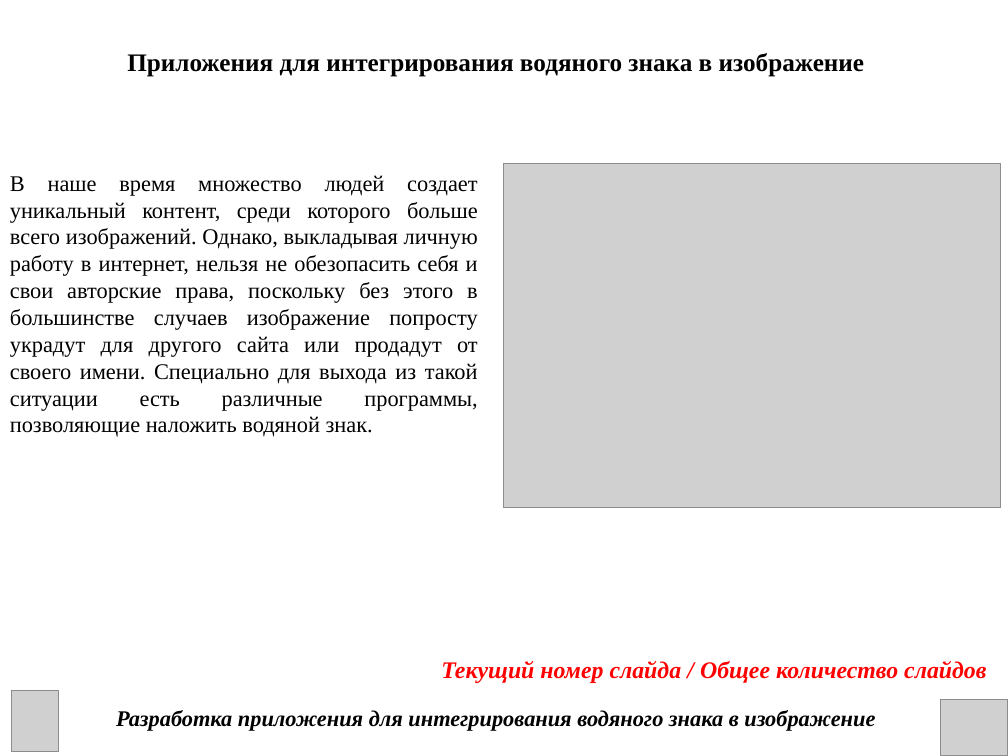
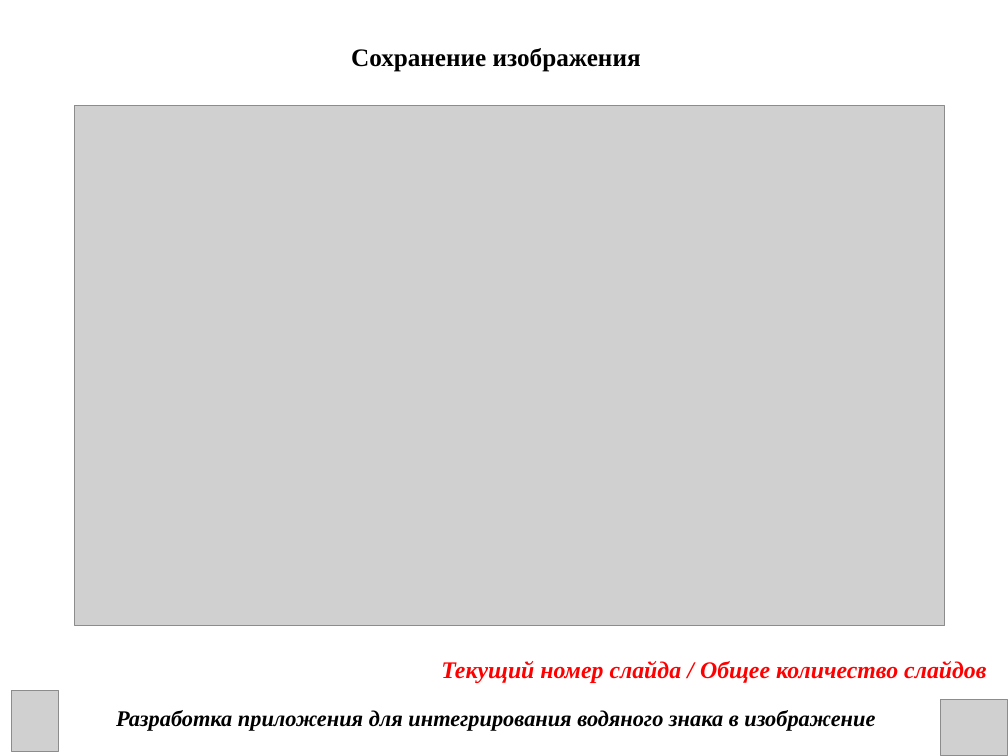
Before and after one commit to DanChoys1/DanChoys, a slide deck: slide 8 of КП презентация.ppt. Drawn at 1008x756 pixels with LibreOffice and Linux fonts; fonts in the diff are those of the drawing; grey boxes stand for pictures. Boxes give left, top, right and bottom in pixels: in the first picture for what was removed or moved away, otherwise in the second. Text is boxed around its words. In the diff, an @@ line names an element or a change of style, - is before the commit and + after.

```diff
--- a/КП презентация.ppt
+++ b/КП презентация.ppt
@@ text removed at (127,53,865,77) @@
-Приложения для интегрирования водяного знака в изображение
@@ text added at (351,48,641,72), 18 pt, text #000000, bold @@
+Сохранение изображения
@@ picture: place and size @@
-picture at (504,163,1001,507)
+picture at (75,106,944,626)
@@ text removed at (10,175,478,437) @@
-В наше время множество людей создает уникальный контент, среди которого больше всего изображений. Однако, выкладывая личную работу в интернет, нельзя не обезопасить себя и свои авторские права, поскольку без этого в большинстве случаев изображение попросту украдут для другого сайта или продадут от своего имени. Специально для выхода из такой ситуации есть различные программы, позволяющие наложить водяной знак.
```
Also in this commit, not shown: 4 other slides changed.
